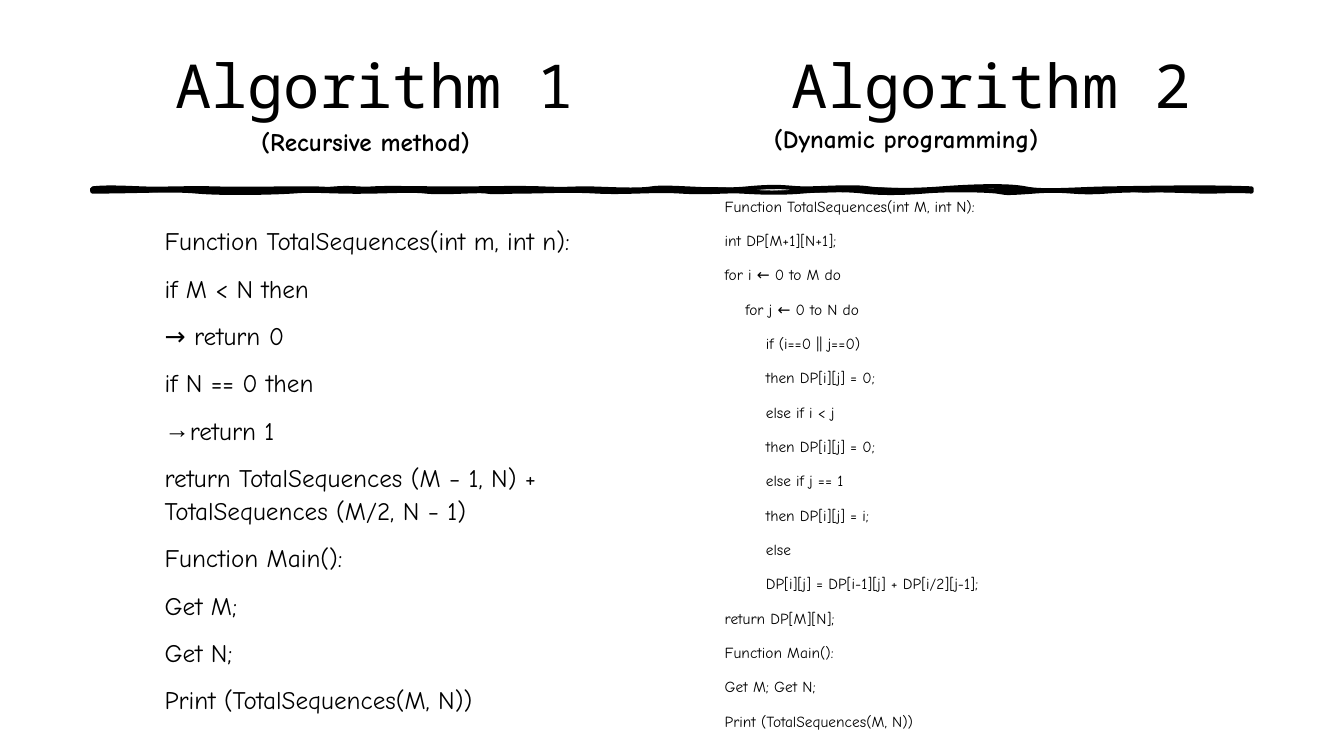
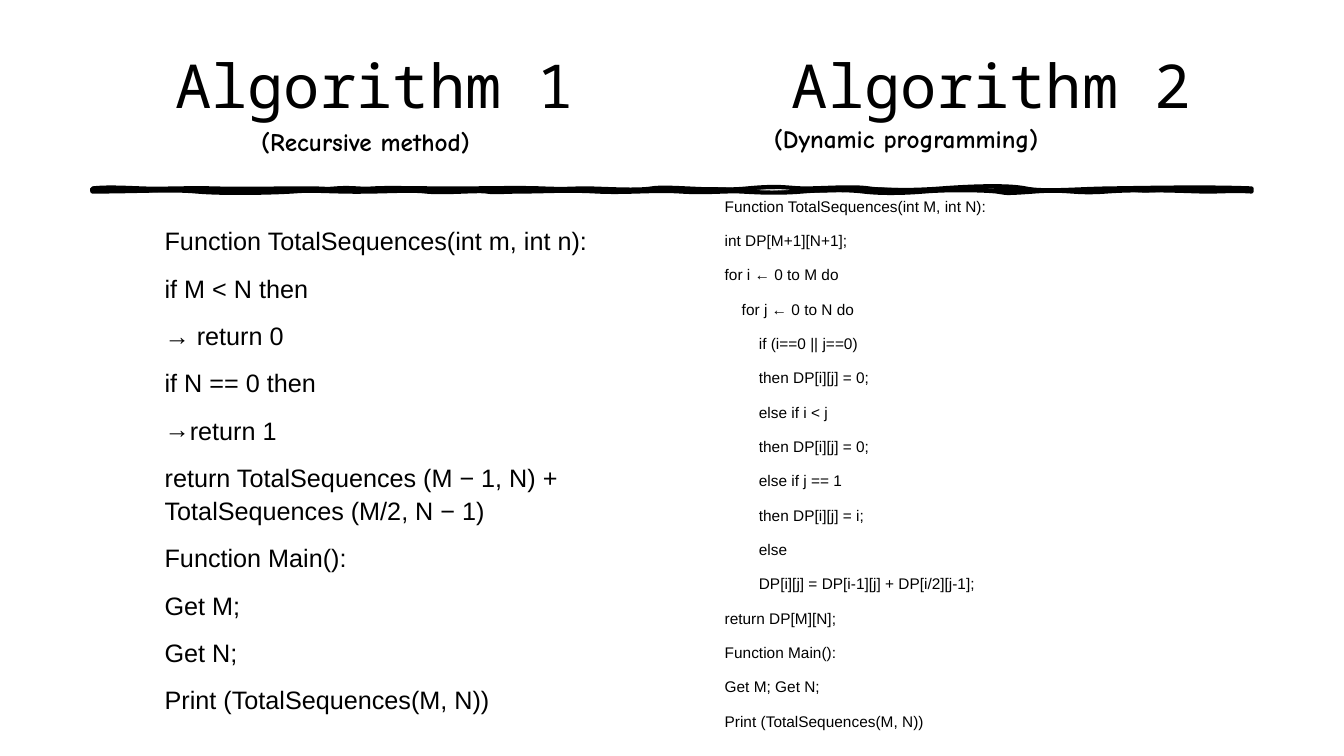
Before and after one commit to utkarshgarg123/Design-and-analysis-of-Algorithms, a slide deck: slide 6 of ass4/presentation.pptx. Drawn at 1344x756 pixels with LibreOffice and Linux fonts; fonts in the diff are those of the drawing. Boxes give left, top, right and bottom in pixels: in the first picture for what was removed or moved away, otherwise in the second. Text is boxed around its words. In the diff, an @@ line names an element or a change of style, - is before the commit and + after.

```diff
--- a/ass4/presentation.pptx
+++ b/ass4/presentation.pptx
@@ text "Function TotalSequences(int M, int N):" at <box>725,201,986,730</box>: font Comic Neue to Arial @@
@@ text "Function TotalSequences(int m, int n):" at <box>165,231,587,715</box>: font Comic Neue to Arial @@
```
Also in this commit, not shown: 5 other slides changed, 1 other file.
